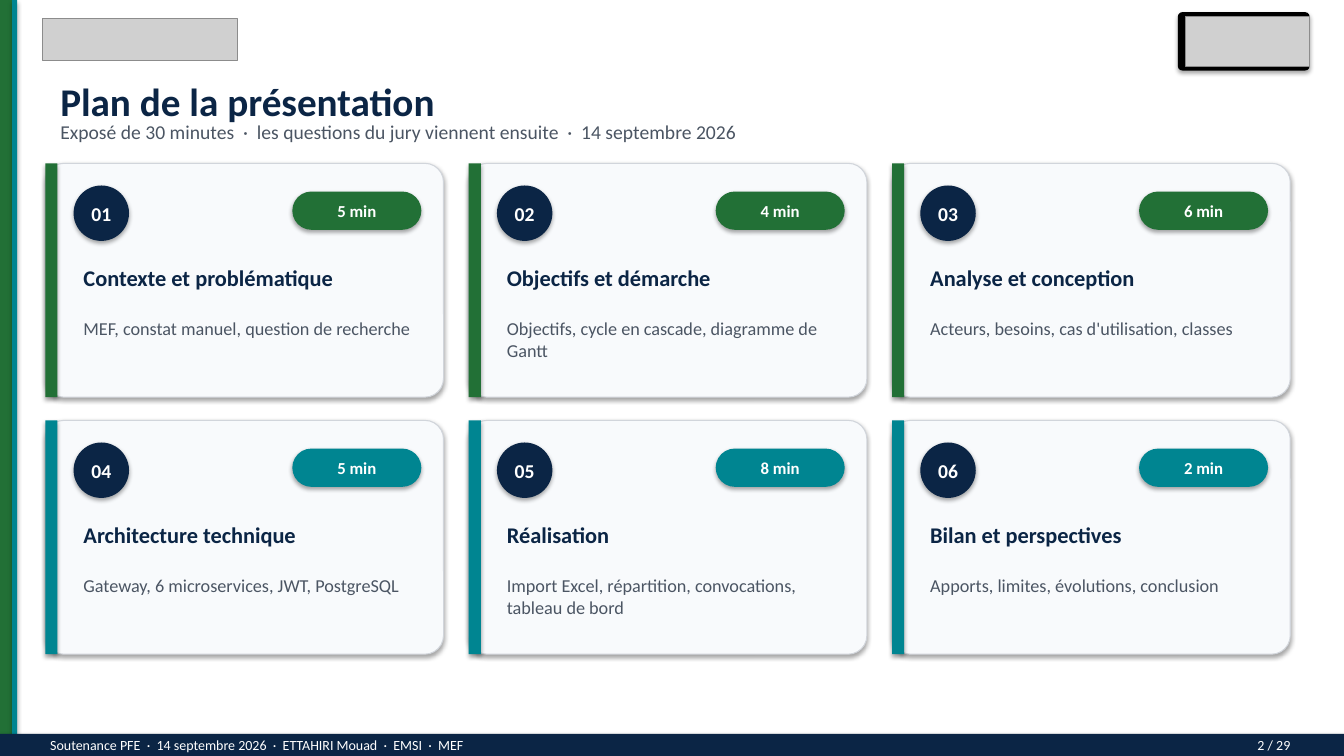
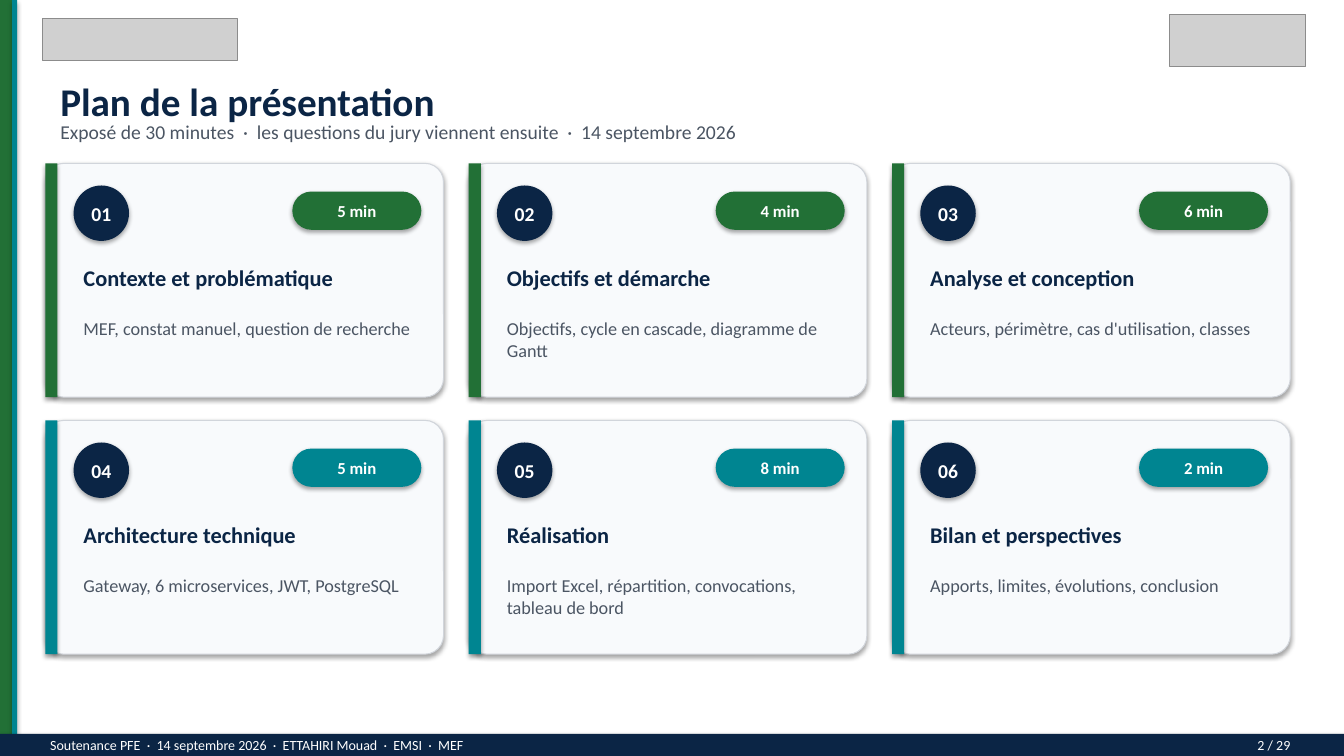
Before and after one commit to mouadofficiel2003/PFE2, a slide deck: slide 2 of soutenance/Soutenance-PFE-ETTAHIRI-Mouad.pptx. Drawn at 1344x756 pixels with LibreOffice and Linux fonts; fonts in the diff are those of the drawing; grey boxes stand for pictures. Boxes give left, top, right and bottom in pixels: in the first picture for what was removed or moved away, otherwise in the second. Text is boxed around its words. In the diff, an @@ line names an element or a change of style, - is before the commit and + after.

```diff
--- a/soutenance/Soutenance-PFE-ETTAHIRI-Mouad.pptx
+++ b/soutenance/Soutenance-PFE-ETTAHIRI-Mouad.pptx
@@ picture: place and size @@
-picture at (1187,16,1311,67)
+picture at (1171,14,1307,67)
@@ rounded rectangle removed at (1179,12,1311,71) @@
@@ text at (930,322,1250,338): text changed @@
-Acteurs, besoins, cas d'utilisation, classes
+Acteurs, périmètre, cas d'utilisation, classes
```
Also in this commit, not shown: 28 other slides changed, 45 other files.
